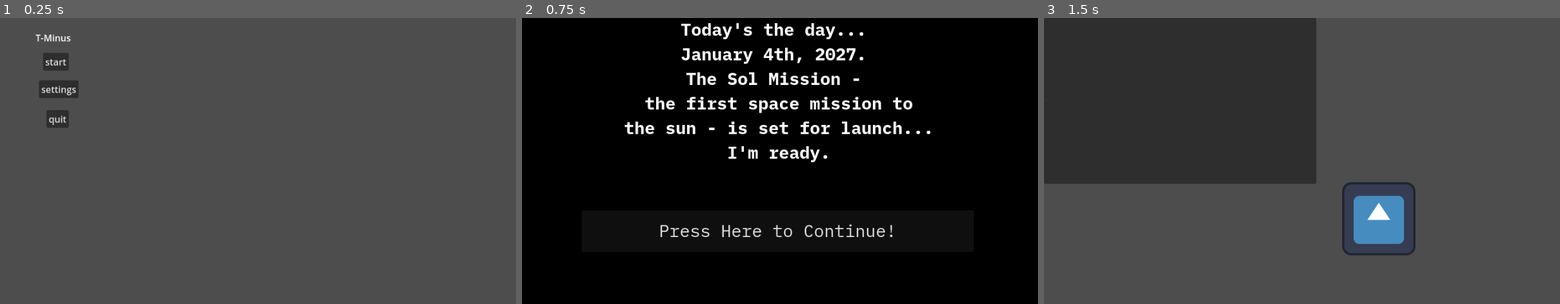
Above: before the commit, frames 1-3 (left to right).
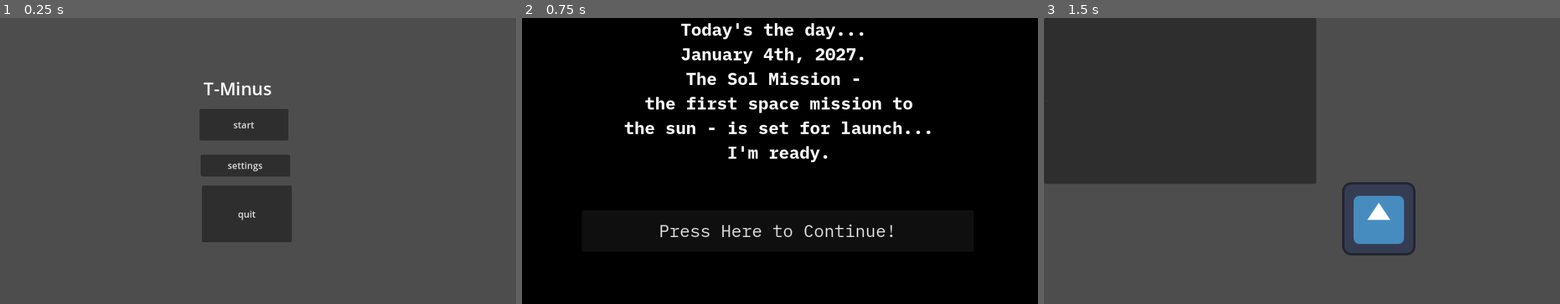
Above: after the commit, the same moments.

Repository: TheMillsheistyoftheEast/T-Minus
Game: Godot game, scene res://scenes/menu.tscn
The game is run twice, just before and just after one commit, with the same random seed, the same clock (stepped at 60 frames per second) and the same inputs. The engine's default icon, where the game draws it, is replaced by a stand-in: a white triangle on a blue panel in a dark square.
Inputs:
- Up to frame 1 (0.25 s): no input
- Up to frame 2 (0.75 s): click "start" at 0.5 s
- Up to frame 3 (1.5 s): click "Press Here to Continue!" at 1.25 s

The runs differ from the first frame. In frame 1, 7.8% of the frame differs, in the area x 6-57%, y 5-79%; in frame 2, nothing differs; in frame 3, nothing differs.

Commit message:
Update menu.tscn

Diff:
--- a/scenes/menu.tscn
+++ b/scenes/menu.tscn
@@ -13,34 +13,35 @@
 
 [node name="start" type="Button" parent="button manager"]
 layout_mode = 0
-offset_left = 75.0
-offset_top = 61.0
-offset_right = 120.0
-offset_bottom = 92.0
+offset_left = 348.0
+offset_top = 159.0
+offset_right = 503.0
+offset_bottom = 214.0
 text = "start"
 
 [node name="settings" type="Button" parent="button manager"]
 layout_mode = 0
-offset_left = 68.0
-offset_top = 109.0
-offset_right = 137.0
-offset_bottom = 140.0
+offset_left = 350.0
+offset_top = 239.0
+offset_right = 506.0
+offset_bottom = 277.0
 text = "settings"
 
 [node name="quit" type="Button" parent="button manager"]
 layout_mode = 0
-offset_left = 81.0
-offset_top = 161.0
-offset_right = 120.0
-offset_bottom = 192.0
+offset_left = 352.0
+offset_top = 293.0
+offset_right = 509.0
+offset_bottom = 392.0
 text = "quit
 "
 
-[node name="Label" type="Label" parent="."]
-offset_left = 62.0
-offset_top = 23.0
-offset_right = 124.0
-offset_bottom = 46.0
+[node name="Title" type="Label" parent="."]
+offset_left = 355.0
+offset_top = 101.0
+offset_right = 564.0
+offset_bottom = 159.0
+theme_override_font_sizes/font_size = 31
 text = "T-Minus"
 
 [connection signal="pressed" from="button manager/start" to="." method="_on_start_pressed"]
